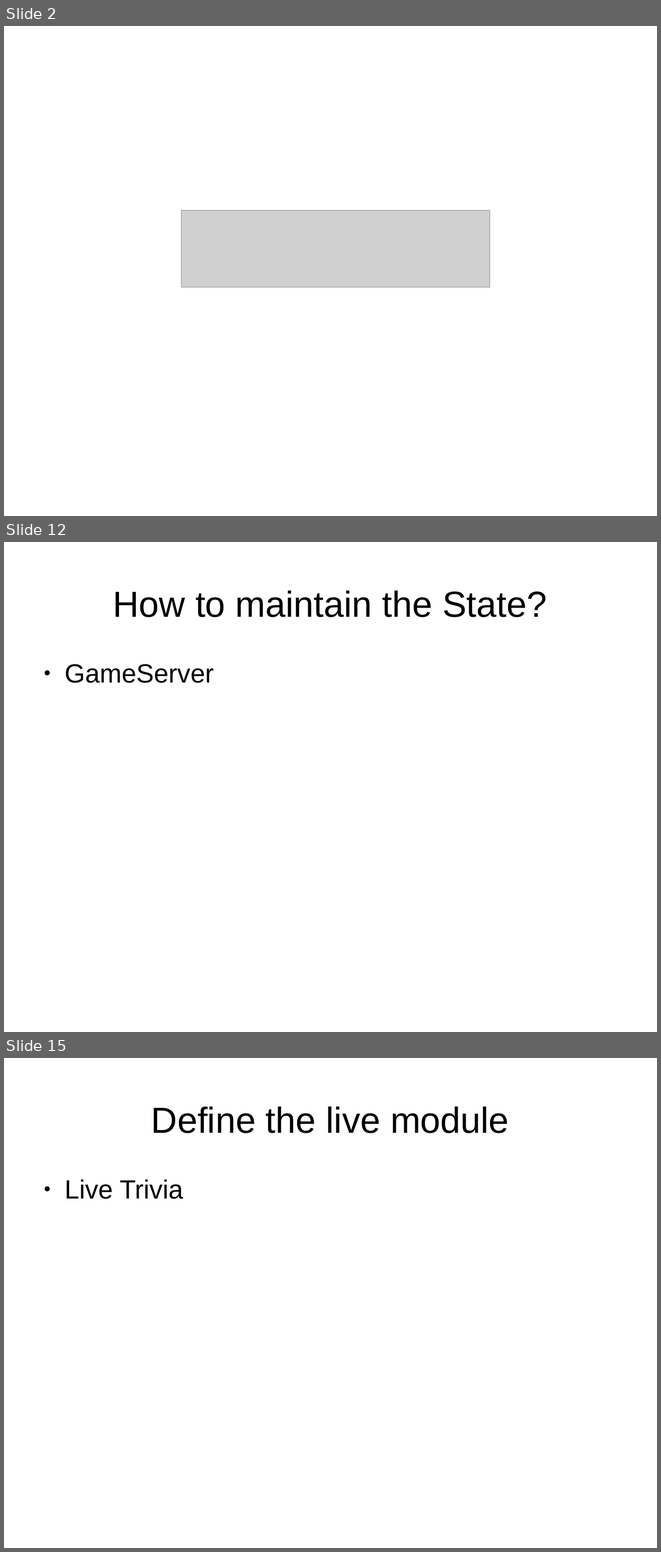
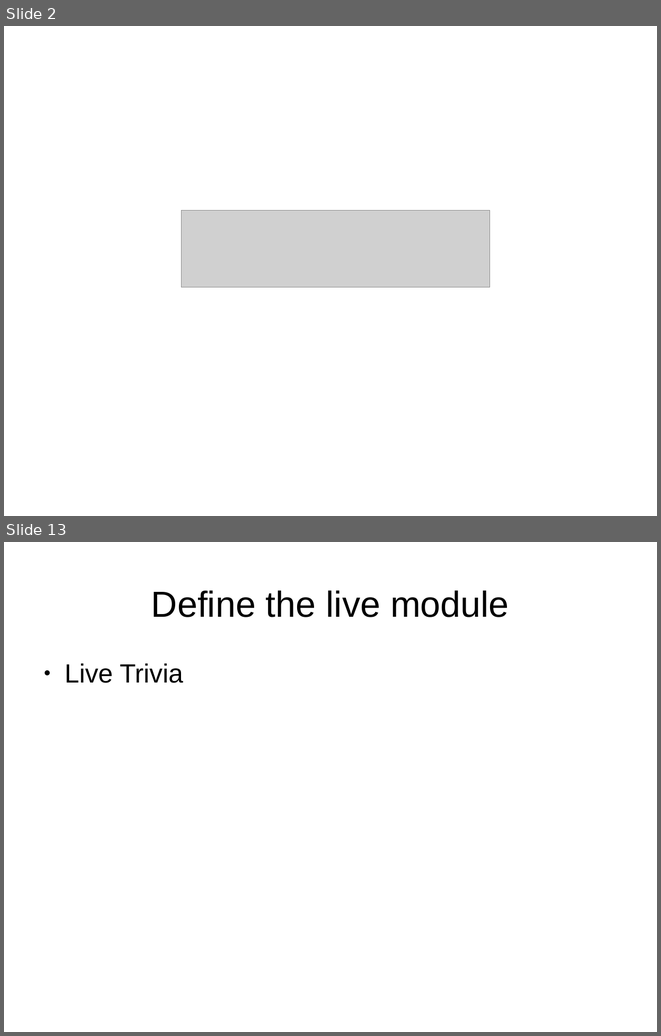
Before and after one commit to ramortegui/talks, a slide deck: odps/elixir-reactive-app.odp. Shown one above the other, each under a label of ours: slides 2, 12 and 15 before the commit, slides 2 and 13 after it; the slides between them are not shown. The pictures are 661x1552 and 661x1036 pixels, drawn with LibreOffice and Linux fonts; fonts in the diff are those of the drawing; grey boxes stand for pictures. Boxes give left, top, right and bottom in pixels: in the first picture for what was removed or moved away, otherwise in the second. Text is boxed around its words. In the diff, an @@ line names an element or a change of style, - is before the commit and + after.

```diff
--- a/odps/elixir-reactive-app.odp
+++ b/odps/elixir-reactive-app.odp
@@ slide 12 removed at [4,542,657,1032], background #FFFFFF @@
@@ title removed at [113,590,547,617] @@
-How to maintain the State?
@@ text removed at [64,664,214,683] @@
-● GameServer
@@ what was slide 15 is now slide 13 @@
```
Also in this commit, not shown: 10 slides changed, 1 slide added, 2 other slides removed.
